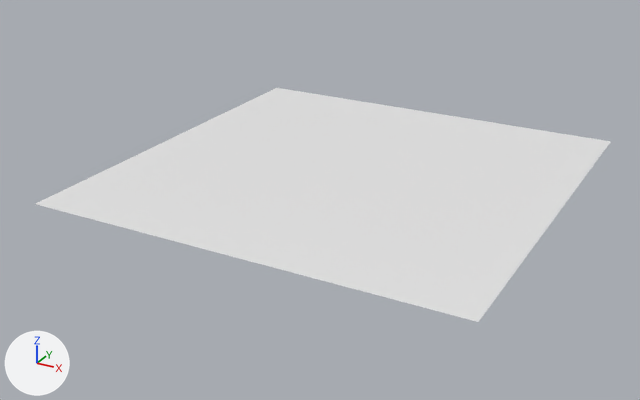
Before and after pictures for a commit that changed the COLLADA model resources/scenes/dae/ocean.dae.
Camera for both pictures: a camera (50 mm lens) standing at (352.0, -694.0, 294.0) and looking at (-19.0, -19.0, -43.0). Lighting does not change. The marker at lower left points along +X, +Y and +Z.

In view in the first picture: 'ocean'.
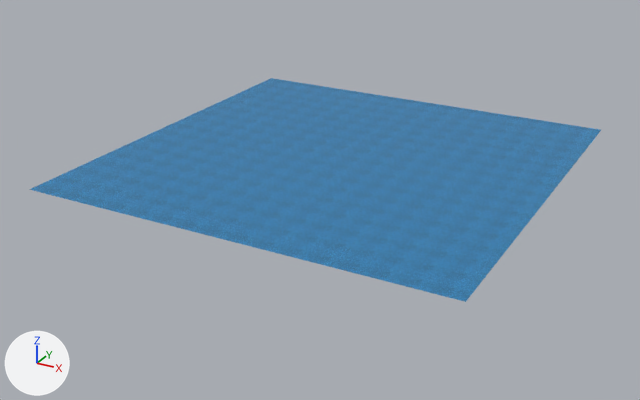
Pixel boxes [x1, y1, x2, y2] of what changed, in the pictures (640 x 400 px):
'ocean', reshaped, moved, rescaled: before [36, 88, 611, 322]; after [29, 78, 601, 302]

Diff of the bpy script that builds the scene:
```diff
--- a/resources/scenes/dae/ocean.dae.py
+++ b/resources/scenes/dae/ocean.dae.py
@@ img_water_diffuse_jpg @@
+img_water_diffuse_jpg = load_image('water_diffuse.jpg', '../../textures/ocean/water_diffuse.jpg', 2048, 2048, 'sRGB')
@@ mat_ocean_mat @@
+mat_ocean_mat = principled_material('ocean_MAT')
+mat_ocean_mat.texture = img_water_diffuse_jpg
+mat_ocean_mat.roughness = 0.44
@@ me_plane @@
 # used by ob_ocean; location = (0.0, 0.0, -15.7)
-me_plane.from_pydata(...)  # 9 vertices, 8 faces; spans x -200.0..200.0, y -200.0..200.0, z 0.0
+me_plane.from_pydata(...)  # 25 vertices, 32 faces; spans x -1.0..1.0, y -1.0..1.0, z 0.0
+# me_plane part 1
+# 8 vertices are removed from x -200.0..200.0, y -200.0..200.0, z 0.0
+# 8 faces are deleted
+# 24 vertices are added at x -1.0..1.0, y -1.0..1.0, z 0.0
+# 32 new faces join them
+me_plane.materials.append(mat_ocean_mat)  # picture img_water_diffuse_jpg
@@ ob_ocean @@
 ob_ocean = bpy.data.objects.new('ocean', me_plane)
-ob_ocean.location = (0.0, 0.0, -15.7)
+ob_ocean.location = (-12.0, 7.0, -7.2)
+ob_ocean.scale = (200.0, 200.0, 1.0)
```
